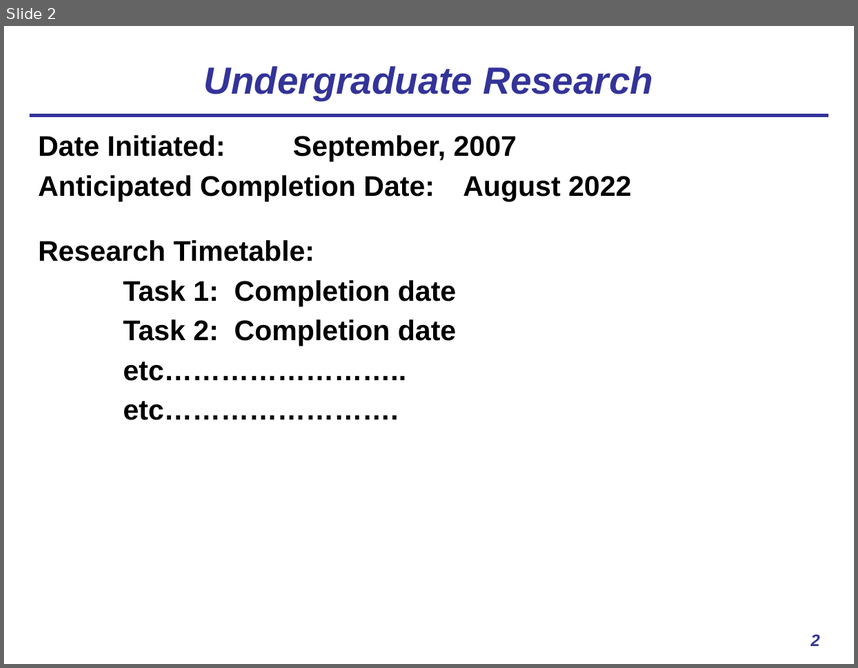
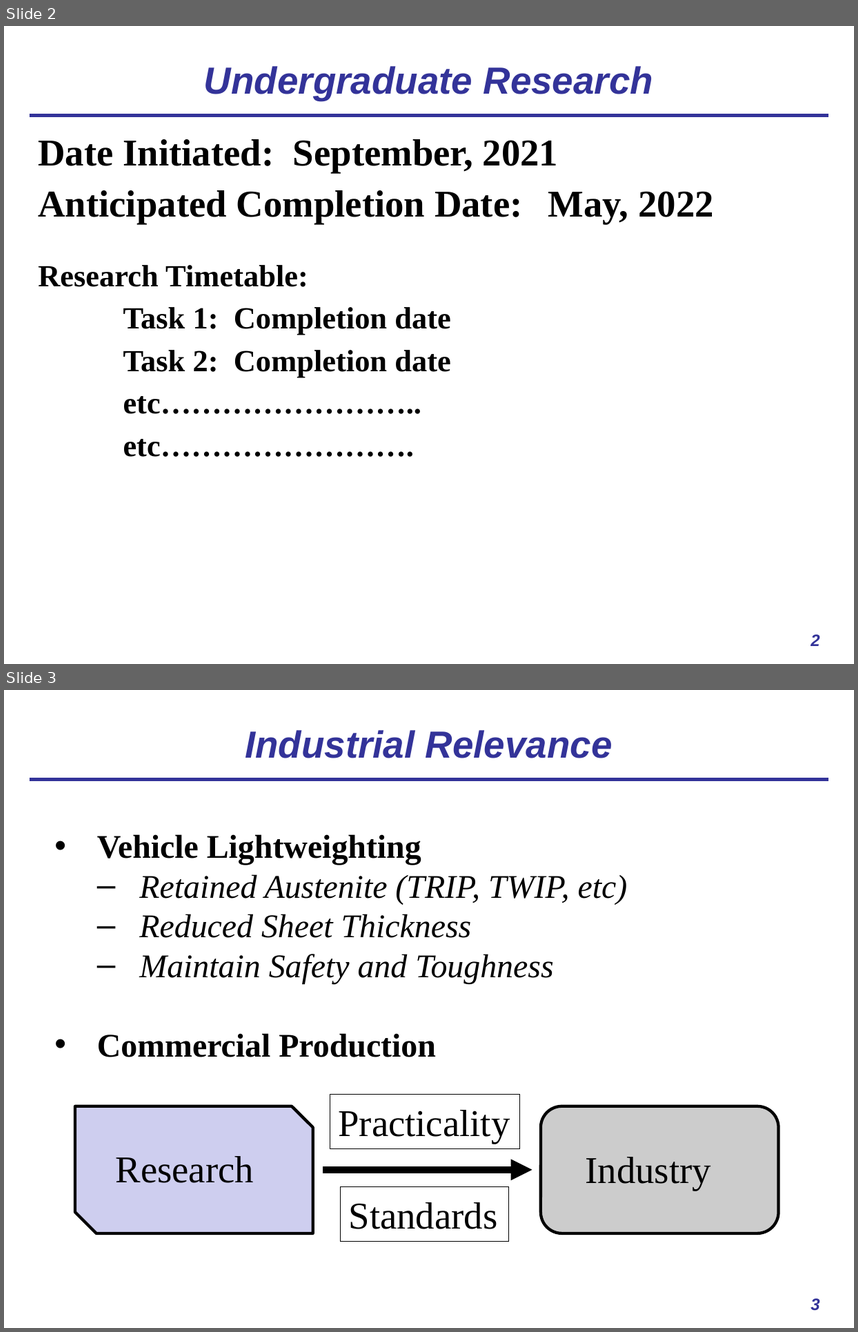
Before and after one commit to usnistgov/AusteniteCalculator, a slide deck: ASPPRC_presentation.pptx. Shown one above the other, each under a label of ours: slide 2 before the commit, slides 2 and 3 after it. The pictures are 858x668 and 858x1332 pixels, drawn with LibreOffice and Linux fonts; fonts in the diff are those of the drawing. Boxes give left, top, right and bottom in pixels: in the first picture for what was removed or moved away, otherwise in the second. Text is boxed around its words. In the diff, an @@ line names an element or a change of style, - is before the commit and + after.

```diff
--- a/ASPPRC_presentation.pptx
+++ b/ASPPRC_presentation.pptx
@@ slide 3 added at [4,690,854,1328], background #FFFFFF; not listed: 1 template element that a slide beside it also shows @@
@@ title added at [245,730,613,758], 32 pt, text #333399, bold, italic @@
+Industrial Relevance
@@ text added at [97,834,628,1057], 28 pt, text #000000, italic @@
+• Vehicle Lightweighting
+  – Retained Austenite (TRIP, TWIP, etc)
+  – Reduced Sheet Thickness
+  – Maintain Safety and Toughness
+• Commercial Production
@@ rectangle added at [330,1094,519,1148], outline #000000 0.75 pt, 32 pt, text #000000 @@
+Practicality
@@ snip diag rect added at [75,1105,313,1232], fill #CECEEF, outline #000000 2.5 pt @@
@@ rounded rectangle added at [540,1105,778,1232], fill #CCCCCC, outline #000000 2.5 pt @@
@@ text added at [116,1156,254,1183], 32 pt, text #000000 @@
+Research
@@ text added at [585,1156,711,1190], 32 pt, text #000000 @@
+Industry
@@ arrow added from (323, 1170) to (532, 1170), #000000 6 pt @@
@@ rectangle added at [341,1186,509,1241], outline #000000 0.75 pt, 32 pt, text #000000 @@
+Standards
@@ page number added at [811,1298,820,1310], 14 pt, text #333399, bold, italic @@
+3
@@ slide 2 changed as well @@
@@ text at [38,139,714,224]: text changed; size 24 to 32 pt; font Arial to Times New Roman @@
-Date Initiated: September, 2007
-Anticipated Completion Date: August 2022
+Date Initiated: September, 2021
+Anticipated Completion Date: May, 2022
@@ text at [38,265,450,457]: size 24 to 26 pt, font Arial to Times New Roman in "Research Timetable:", "Task 1: Completion date", "Task 2: Completion date", "etc…………………….." and 1 more places @@
```
Also in this commit, not shown: 2 other slides changed, 5 other slides added, 2 slides removed.
